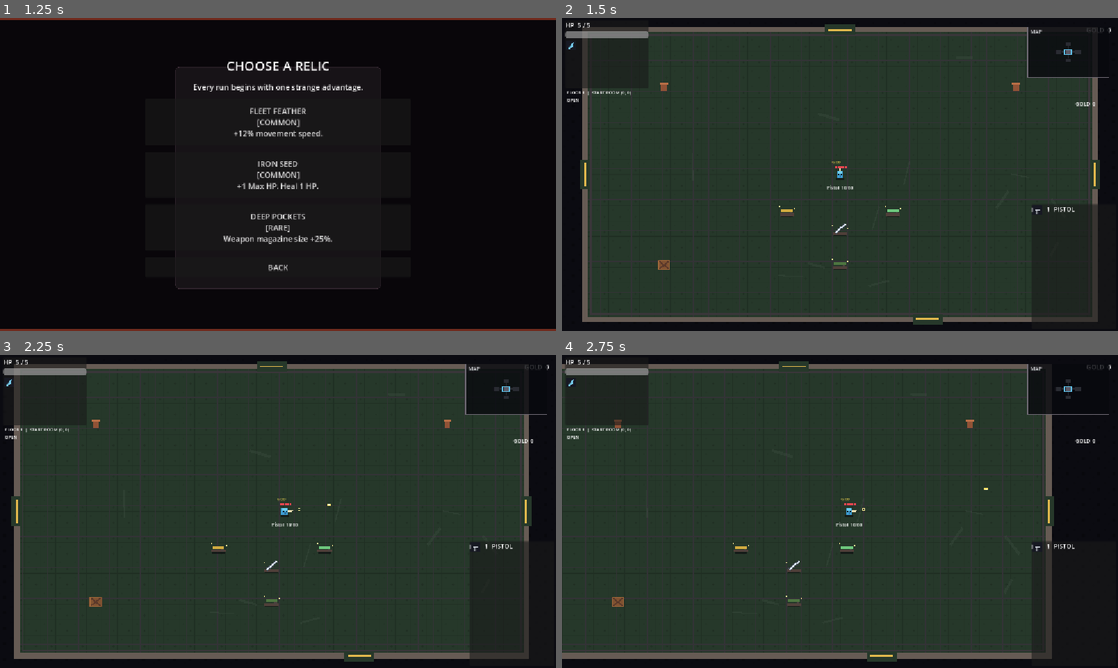
Above: before the commit, frames 1-4 (two rows, left to right).
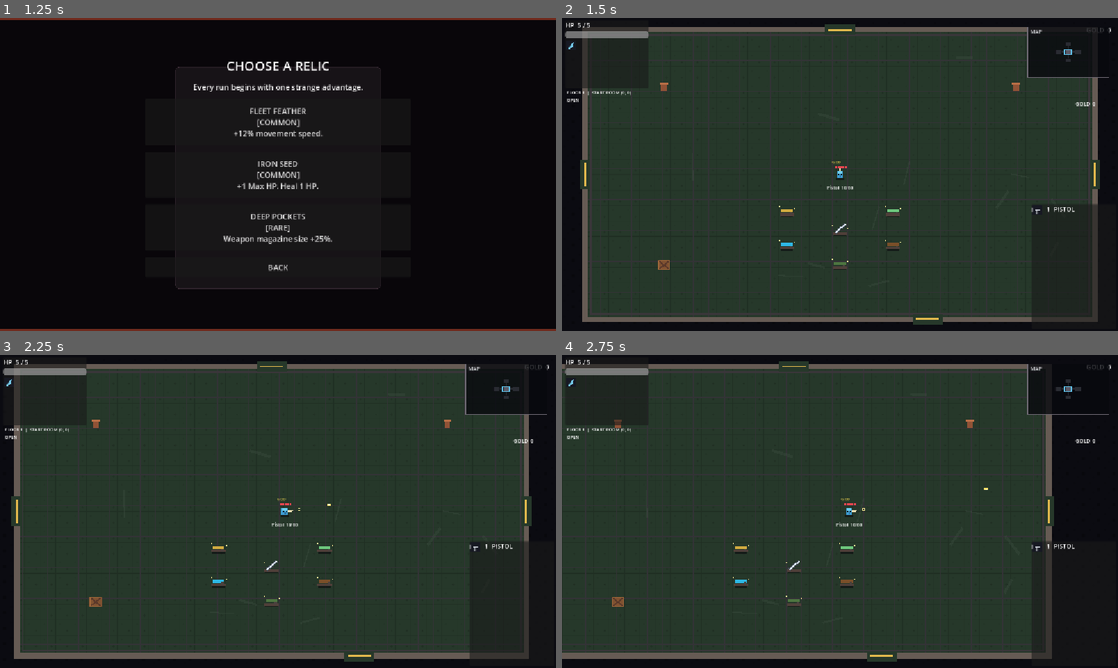
Above: after the commit, the same moments.

Repository: Venos2512/Rouge
Game: Godot game, scene res://gungeon_proto/main.tscn
Two runs of this game, one before a commit and one after it. Both use one fixed random seed, a clock stepped at 60 frames per second and the inputs below.
Inputs (mouse positions are in pixels of both pictures, inside the frame that each line leads up to):
- Up to frame 1 (1.25 s): click "START RUN" at 0.5 s
- Up to frame 2 (1.5 s): click "FLEET FEATHER [COMMON] +12% m…" at 1.25 s
- Up to frame 3 (2.25 s): tap Enter at 2 s; move the mouse to (400, 495) at 2.02 s; press the mouse at (400, 495) at 2.03 s; hold D (move_right) from 2.03 s (still down)
- Up to frame 4 (2.75 s): keep holding D (move_right)

Frame 1 is identical in both runs. In frame 2, 0.1% of the frame differs, in the area x 39-61%, y 70-75%; in frame 3, 0.1%, in the area x 38-60%, y 70-75%; in frame 4, 0.1%.

Commit message:
Add hold-to-fire laser beam weapon

Diff:
--- a/gungeon_proto/resources/dungeon/room_rule_start.tres
+++ b/gungeon_proto/resources/dungeon/room_rule_start.tres
@@ -21,4 +21,10 @@
 }, {
 "weapon_id": "grenade_launcher",
 "position": Vector2(0, 185)
+}, {
+"weapon_id": "crossbow",
+"position": Vector2(110, 145)
+}, {
+"weapon_id": "laser_gun",
+"position": Vector2(-110, 145)
 }]
--- a/gungeon_proto/resources/dungeon/room_rule_treasure.tres
+++ b/gungeon_proto/resources/dungeon/room_rule_treasure.tres
@@ -23,4 +23,10 @@
 }, {
 "weapon_id": "grenade_launcher",
 "position": Vector2(0, 0)
+}, {
+"weapon_id": "crossbow",
+"position": Vector2(0, 0)
+}, {
+"weapon_id": "laser_gun",
+"position": Vector2(0, 0)
 }]
--- /dev/null
+++ b/gungeon_proto/resources/weapons/crossbow.tres
@@ -0,0 +1,22 @@
+[gd_resource type="Resource" script_class="WeaponData" format=3]
+
+[ext_resource type="Script" path="res://gungeon_proto/scripts/weapons/weapon_data.gd" id="1_data"]
+[ext_resource type="Script" path="res://gungeon_proto/scripts/weapons/attacks/crossbow_attack_provider.gd" id="2_attack"]
+
+[resource]
+script = ExtResource("1_data")
+id = "crossbow"
+display_name = "Nỏ"
+attack_provider = ExtResource("2_attack")
+hud_icon_id = "crossbow"
+pickup_color = Color(0.48, 0.31, 0.16, 1)
+damage = 5
+fire_interval = 0.72
+reload_time = 1.05
+recoil = 4.0
+magazine_size = 1
+reserve_ammo = 30
+bullet_speed = 720.0
+projectile_lifetime = 1.25
+embedded_lifetime = 4.0
+tags = Array[String](["ranged", "pierce"])
--- /dev/null
+++ b/gungeon_proto/resources/weapons/laser_gun.tres
@@ -0,0 +1,23 @@
+[gd_resource type="Resource" script_class="WeaponData" format=3]
+
+[ext_resource type="Script" path="res://gungeon_proto/scripts/weapons/weapon_data.gd" id="1_data"]
+[ext_resource type="Script" path="res://gungeon_proto/scripts/weapons/attacks/laser_beam_attack_provider.gd" id="2_attack"]
+
+[resource]
+script = ExtResource("1_data")
+id = "laser_gun"
+display_name = "Súng Laser"
+automatic = true
+attack_provider = ExtResource("2_attack")
+hud_icon_id = "laser_gun"
+pickup_color = Color(0.18, 0.72, 0.9, 1)
+damage = 1
+damage_type = "shock"
+fire_interval = 0.08
+reload_time = 1.2
+recoil = 0.35
+magazine_size = 45
+reserve_ammo = 180
+beam_range = 620.0
+beam_width = 7.0
+tags = Array[String](["ranged", "beam", "energy"])
--- a/gungeon_proto/resources/weapons/weapon_database.tres
+++ b/gungeon_proto/resources/weapons/weapon_database.tres
@@ -8,7 +8,9 @@
 [ext_resource type="Resource" path="res://gungeon_proto/resources/weapons/spear.tres" id="6_spear"]
 [ext_resource type="Resource" path="res://gungeon_proto/resources/weapons/hammer.tres" id="7_hammer"]
 [ext_resource type="Resource" path="res://gungeon_proto/resources/weapons/grenade_launcher.tres" id="8_grenade_launcher"]
+[ext_resource type="Resource" path="res://gungeon_proto/resources/weapons/crossbow.tres" id="9_crossbow"]
+[ext_resource type="Resource" path="res://gungeon_proto/resources/weapons/laser_gun.tres" id="10_laser_gun"]
 
 [resource]
 script = ExtResource("1_database")
-weapons = Array[Resource]([ExtResource("2_pistol"), ExtResource("3_shotgun"), ExtResource("4_machine_gun"), ExtResource("5_sword"), ExtResource("6_spear"), ExtResource("7_hammer"), ExtResource("8_grenade_launcher")])
+weapons = Array[Resource]([ExtResource("2_pistol"), ExtResource("3_shotgun"), ExtResource("4_machine_gun"), ExtResource("5_sword"), ExtResource("6_spear"), ExtResource("7_hammer"), ExtResource("8_grenade_launcher"), ExtResource("9_crossbow"), ExtResource("10_laser_gun")])
--- a/gungeon_proto/scripts/debug/dev_tools.gd
+++ b/gungeon_proto/scripts/debug/dev_tools.gd
@@ -501,6 +501,8 @@
 		"pistol",
 		"shotgun",
 		"machine_gun",
+		"crossbow",
+		"laser_gun",
 		"sword",
 		"spear",
 		"hammer"
--- a/gungeon_proto/scripts/debug/training/training_room_controller_runtime.gd
+++ b/gungeon_proto/scripts/debug/training/training_room_controller_runtime.gd
@@ -103,6 +103,8 @@
 			"pistol",
 			"shotgun",
 			"machine_gun",
+			"crossbow",
+			"laser_gun",
 			"sword",
 			"spear",
 			"hammer"
@@ -562,6 +564,8 @@
 		"pistol",
 		"shotgun",
 		"machine_gun",
+		"crossbow",
+		"laser_gun",
 		"sword",
 		"spear",
 		"hammer"
--- a/gungeon_proto/scripts/player/player.gd
+++ b/gungeon_proto/scripts/player/player.gd
@@ -804,6 +804,10 @@
 			GameAudio.play(self, "shotgun_fire", 0.02)
 		"grenade_launcher":
 			GameAudio.play(self, "shotgun_fire", 0.02)
+		"crossbow":
+			GameAudio.play(self, "pistol_fire", 0.025)
+		"laser_gun":
+			GameAudio.play(self, "machine_gun_fire", 0.01)
 
 	fire_timer = float(
 		result.get(
--- a/gungeon_proto/scripts/ui/game_hud_icon.gd
+++ b/gungeon_proto/scripts/ui/game_hud_icon.gd
@@ -662,6 +662,51 @@
 				2.0 * scale_value
 			)
 
+		"laser_gun":
+			draw_rect(
+				Rect2(
+					center + Vector2(-20.0, -6.0) * scale_value,
+					Vector2(35.0, 12.0) * scale_value
+				),
+				color,
+				true
+			)
+			draw_line(
+				center + Vector2(15.0, 0.0) * scale_value,
+				center + Vector2(25.0, 0.0) * scale_value,
+				Color8(80, 232, 255),
+				4.0 * scale_value
+			)
+			draw_line(
+				center + Vector2(-3.0, 6.0) * scale_value,
+				center + Vector2(-9.0, 16.0) * scale_value,
+				color,
+				5.0 * scale_value
+			)
+
+		"crossbow":
+			draw_line(
+				center + Vector2(-21.0, 0.0) * scale_value,
+				center + Vector2(22.0, 0.0) * scale_value,
+				color,
+				3.0 * scale_value
+			)
+			draw_arc(
+				center + Vector2(7.0, 0.0) * scale_value,
+				17.0 * scale_value,
+				-PI * 0.5,
+				PI * 0.5,
+				16,
+				color,
+				3.0 * scale_value
+			)
+			draw_line(
+				center + Vector2(7.0, -17.0) * scale_value,
+				center + Vector2(7.0, 17.0) * scale_value,
+				color,
+				1.0 * scale_value
+			)
+
 		_:
 			# Pistol
 			draw_rect(
--- /dev/null
+++ b/gungeon_proto/scripts/weapons/attacks/crossbow_attack_provider.gd
@@ -0,0 +1,76 @@
+class_name CrossbowAttackProvider
+extends "res://gungeon_proto/scripts/weapons/attacks/weapon_attack_provider.gd"
+
+
+const ArrowProjectile = preload(
+	"res://gungeon_proto/scripts/weapons/projectiles/arrow.gd"
+)
+
+
+func perform_attack(
+	player: Node2D,
+	weapon: Dictionary,
+	aim_direction: Vector2,
+	weapon_system: Node,
+	god_mode: bool
+) -> Dictionary:
+	var arrow: Node2D = ArrowProjectile.new() as Node2D
+	arrow.set("direction", aim_direction.normalized())
+	arrow.set("speed", float(weapon.get("bullet_speed", 720.0)))
+	arrow.set("damage", int(weapon.get("damage", 5)))
+	arrow.set(
+		"damage_type",
+		StringName(weapon.get("damage_type", "physical"))
+	)
+	arrow.set(
+		"lifetime",
+		float(weapon.get("projectile_lifetime", 1.25))
+	)
+	arrow.set(
+		"embedded_lifetime",
+		float(weapon.get("embedded_lifetime", 4.0))
+	)
+
+	player.get_tree().current_scene.add_child(arrow)
+	arrow.global_position = player.global_position + aim_direction * 20.0
+
+	if not god_mode:
+		weapon_system.call("consume_round")
+
+	return {
+		"performed": true,
+		"cooldown": float(weapon.get("fire_interval", 0.72)),
+		"recoil": float(weapon.get("recoil", 4.0)),
+		"muzzle_flash": 0.035,
+	}
+
+
+func draw_held_weapon(
+	player: Node2D,
+	_weapon: Dictionary,
+	aim_direction: Vector2
+) -> void:
+	var side: Vector2 = aim_direction.orthogonal()
+	var stock_position: Vector2 = aim_direction * 6.0
+	var bow_position: Vector2 = aim_direction * 15.0
+	player.draw_line(
+		stock_position,
+		bow_position,
+		Color8(104, 70, 42),
+		4.0
+	)
+	player.draw_polyline(
+		PackedVector2Array([
+			bow_position + side * 8.0 - aim_direction * 3.0,
+			bow_position + aim_direction * 2.0,
+			bow_position - side * 8.0 - aim_direction * 3.0,
+		]),
+		Color8(205, 163, 94),
+		3.0
+	)
+	player.draw_line(
+		bow_position + side * 8.0 - aim_direction * 3.0,
+		bow_position - side * 8.0 - aim_direction * 3.0,
+		Color8(225, 221, 199),
+		1.0
+	)
--- /dev/null
+++ b/gungeon_proto/scripts/weapons/attacks/laser_beam_attack_provider.gd
@@ -0,0 +1,251 @@
+class_name LaserBeamAttackProvider
+extends "res://gungeon_proto/scripts/weapons/attacks/weapon_attack_provider.gd"
+
+
+const DamageInfoScript = preload(
+	"res://gungeon_proto/scripts/combat/damage_info.gd"
+)
+const DamageResolverScript = preload(
+	"res://gungeon_proto/scripts/combat/damage_resolver.gd"
+)
+const DamageTypesScript = preload(
+	"res://gungeon_proto/scripts/combat/damage_types.gd"
+)
+
+const MAX_BLOCKER_SAMPLES: int = 96
+const BLOCKER_CACHE_INTERVAL: float = 0.5
+
+var beam_visible_timer: float = 0.0
+var beam_start: Vector2 = Vector2.ZERO
+var beam_end: Vector2 = Vector2.ZERO
+var beam_width: float = 6.0
+var blocker_cache_timer: float = 0.0
+var blockers: Array[Node] = []
+var crowd_service: Node = null
+
+
+func tick(delta: float) -> void:
+	beam_visible_timer = maxf(beam_visible_timer - delta, 0.0)
+	blocker_cache_timer = maxf(blocker_cache_timer - delta, 0.0)
+
+
+func perform_attack(
+	player: Node2D,
+	weapon: Dictionary,
+	aim_direction: Vector2,
+	weapon_system: Node,
+	god_mode: bool
+) -> Dictionary:
+	var direction: Vector2 = aim_direction.normalized()
+	var beam_range: float = float(weapon.get("beam_range", 620.0))
+	beam_width = float(weapon.get("beam_width", 7.0))
+	_refresh_runtime_cache(player)
+	beam_start = player.global_position + direction * 18.0
+	beam_end = beam_start + direction * beam_range
+
+	var blocker_distance: float = _find_blocker_distance(
+		beam_start,
+		direction,
+		beam_range
+	)
+	var enemy: Node2D = _find_first_enemy(
+		player,
+		beam_start,
+		direction,
+		blocker_distance
+	)
+	if is_instance_valid(enemy):
+		var hit_distance: float = clampf(
+			(enemy.global_position - beam_start).dot(direction),
+			0.0,
+			blocker_distance
+		)
+		beam_end = beam_start + direction * hit_distance
+		_apply_beam_damage(player, enemy, weapon, direction)
+	else:
+		beam_end = beam_start + direction * blocker_distance
+
+	beam_visible_timer = (
+		float(weapon.get("fire_interval", 0.08))
+		+ 0.035
+	)
+	player.queue_redraw()
+
+	if not god_mode:
+		weapon_system.call("consume_round")
+
+	return {
+		"performed": true,
+		"cooldown": float(weapon.get("fire_interval", 0.08)),
+		"recoil": float(weapon.get("recoil", 0.35)),
+		"muzzle_flash": 0.025,
+	}
+
+
+func draw_held_weapon(
+	player: Node2D,
+	_weapon: Dictionary,
+	aim_direction: Vector2
+) -> void:
+	var side: Vector2 = aim_direction.orthogonal()
+	player.draw_line(
+		aim_direction * 6.0,
+		aim_direction * 19.0,
+		Color8(73, 91, 112),
+		5.0
+	)
+	player.draw_line(
+		aim_direction * 11.0 + side * 5.0,
+		aim_direction * 11.0 - side * 5.0,
+		Color8(80, 232, 255),
+		2.0
+	)
+
+	if beam_visible_timer <= 0.0:
+		return
+
+	var local_start: Vector2 = player.to_local(beam_start)
+	var local_end: Vector2 = player.to_local(beam_end)
+	player.draw_line(
+		local_start,
+		local_end,
+		Color8(35, 104, 158, 135),
+		beam_width + 5.0
+	)
+	player.draw_line(
+		local_start,
+		local_end,
+		Color8(77, 230, 255),
+		beam_width
+	)
+	player.draw_line(
+		local_start,
+		local_end,
+		Color.WHITE,
+		maxf(beam_width * 0.28, 1.0)
+	)
+	player.draw_circle(
+		local_end,
+		beam_width * 0.75,
+		Color8(126, 244, 255, 210)
+	)
+
+
+func _find_first_enemy(
+	player: Node2D,
+	start: Vector2,
+	direction: Vector2,
+	maximum_distance: float
+) -> Node2D:
+	var candidates: Array = []
+	if (
+		is_instance_valid(crowd_service)
+		and crowd_service.has_method("get_enemies_near")
+	):
+		candidates = crowd_service.call(
+			"get_enemies_near",
+			start + direction * maximum_distance * 0.5,
+			maximum_distance * 0.55 + beam_width
+		)
+	else:
+		candidates = player.get_tree().get_nodes_in_group("enemies")
+
+	var closest_enemy: Node2D = null
+	var closest_distance: float = maximum_distance + 1.0
+	for candidate: Node in candidates:
+		var enemy: Node2D = candidate as Node2D
+		if not is_instance_valid(enemy):
+			continue
+		var offset: Vector2 = enemy.global_position - start
+		var forward_distance: float = offset.dot(direction)
+		if forward_distance < 0.0 or forward_distance > maximum_distance:
+			continue
+		var perpendicular_distance: float = absf(
+			offset.cross(direction)
+		)
+		if perpendicular_distance > beam_width + 7.0:
+			continue
+		if forward_distance < closest_distance:
+			closest_distance = forward_distance
+			closest_enemy = enemy
+
+	return closest_enemy
+
+
+func _find_blocker_distance(
+	start: Vector2,
+	direction: Vector2,
+	maximum_distance: float
+) -> float:
+	var sample_spacing: float = maxf(beam_width, 6.0)
+	var sample_count: int = mini(
+		ceili(maximum_distance / sample_spacing),
+		MAX_BLOCKER_SAMPLES
+	)
+	for sample_index: int in range(1, sample_count + 1):
+		var distance: float = (
+			maximum_distance
+			* float(sample_index)
+			/ float(sample_count)
+		)
+		var point: Vector2 = start + direction * distance
+		for blocker_value: Node in blockers:
+			var blocker: Node2D = blocker_value as Node2D
+			if (
+				not is_instance_valid(blocker)
+				or blocker.is_queued_for_deletion()
+			):
+				continue
+			if _blocker_contains(blocker, point):
+				return distance
+	return maximum_distance
+
+
+func _refresh_runtime_cache(player: Node2D) -> void:
+	if not is_instance_valid(crowd_service):
+		crowd_service = player.get_tree().get_first_node_in_group(
+			"enemy_crowd_service"
+		)
+	if blocker_cache_timer > 0.0 and not blockers.is_empty():
+		return
+	blockers.clear()
+	for blocker: Node in player.get_tree().get_nodes_in_group(
+		"bullet_blockers"
+	):
+		blockers.append(blocker)
+	blocker_cache_timer = BLOCKER_CACHE_INTERVAL
+
+
+func _blocker_contains(
+	blocker: Node2D,
+	point: Vector2
+) -> bool:
+	if blocker.has_method("contains_projectile_point"):
+		return bool(blocker.call(
+			"contains_projectile_point",
+			point,
+			beam_width * 0.5
+		))
+	var blocker_radius: float = float(blocker.get("hit_radius"))
+	var combined_radius: float = blocker_radius + beam_width * 0.5
+	return point.distance_squared_to(blocker.global_position) <= (
+		combined_radius * combined_radius
+	)
+
+
+func _apply_beam_damage(
+	player: Node2D,
+	target: Node,
+	weapon: Dictionary,
+	direction: Vector2
+) -> void:
+	var info: RefCounted = DamageInfoScript.create(
+		int(weapon.get("damage", 1)),
+		StringName(weapon.get("damage_type", "shock")),
+		[DamageTypesScript.PROJECTILE]
+	)
+	info.source = player
+	info.instigator = player
+	info.hit_position = beam_end
+	info.hit_direction = direction
+	DamageResolverScript.apply_damage(target, info)
--- /dev/null
+++ b/gungeon_proto/scripts/weapons/projectiles/arrow.gd
@@ -0,0 +1,248 @@
+class_name PlayerArrow
+extends Node2D
+
+
+const GameAudio = preload(
+	"res://gungeon_proto/scripts/audio/game_audio.gd"
+)
+const DamageInfoScript = preload(
+	"res://gungeon_proto/scripts/combat/damage_info.gd"
+)
+const DamageResolverScript = preload(
+	"res://gungeon_proto/scripts/combat/damage_resolver.gd"
+)
+const DamageTypesScript = preload(
+	"res://gungeon_proto/scripts/combat/damage_types.gd"
+)
+
+const MAX_COLLISION_STEPS: int = 12
+
+var direction: Vector2 = Vector2.RIGHT
+var speed: float = 720.0
+var lifetime: float = 1.25
+var embedded_lifetime: float = 4.0
+var damage: int = 5
+var damage_type: StringName = DamageTypesScript.PHYSICAL
+var hit_radius: float = 7.0
+
+var embedded: bool = false
+var crowd_service: Node = null
+var blockers: Array[Node] = []
+
+
+func _ready() -> void:
+	add_to_group("player_bullets")
+	add_to_group("player_projectiles")
+	crowd_service = get_tree().get_first_node_in_group(
+		"enemy_crowd_service"
+	)
+	for blocker: Node in get_tree().get_nodes_in_group(
+		"bullet_blockers"
+	):
+		blockers.append(blocker)
+	rotation = direction.angle()
+	queue_redraw()
+
+
+func _physics_process(delta: float) -> void:
+	if embedded:
+		embedded_lifetime -= delta
+		if embedded_lifetime <= 0.0:
+			queue_free()
+		return
+
+	lifetime -= delta
+	if lifetime <= 0.0:
+		queue_free()
+		return
+
+	var travel: Vector2 = direction * speed * delta
+	var start_position: Vector2 = global_position
+	var end_position: Vector2 = start_position + travel
+
+	var enemy: Node2D = _find_enemy_hit(start_position, end_position)
+	if is_instance_valid(enemy):
+		global_position = _closest_point_on_segment(
+			enemy.global_position,
+			start_position,
+			end_position
+		)
+		_embed_in_target(enemy, true)
+		return
+
+	var blocker: Node2D = _find_blocker_hit(
+		start_position,
+		end_position,
+		travel.length()
+	)
+	if is_instance_valid(blocker):
+		_embed_in_target(blocker, false)
+		return
+
+	global_position = end_position
+
+
+func _find_enemy_hit(
+	start_position: Vector2,
+	end_position: Vector2
+) -> Node2D:
+	var candidates: Array = []
+	var query_radius: float = (
+		start_position.distance_to(end_position)
+		+ hit_radius
+		+ 24.0
+	)
+	if (
+		is_instance_valid(crowd_service)
+		and crowd_service.has_method("get_enemies_near")
+	):
+		candidates = crowd_service.call(
+			"get_enemies_near",
+			(start_position + end_position) * 0.5,
+			query_radius
+		)
+	else:
+		candidates = get_tree().get_nodes_in_group("enemies")
+
+	var closest_enemy: Node2D = null
+	var closest_progress: float = INF
+	for candidate: Node in candidates:
+		var enemy: Node2D = candidate as Node2D
+		if not is_instance_valid(enemy):
+			continue
+		var closest_point: Vector2 = _closest_point_on_segment(
+			enemy.global_position,
+			start_position,
+			end_position
+		)
+		if (
+			closest_point.distance_squared_to(enemy.global_position)
+			> hit_radius * hit_radius
+		):
+			continue
+		var progress: float = start_position.distance_squared_to(closest_point)
+		if progress < closest_progress:
+			closest_progress = progress
+			closest_enemy = enemy
+
+	return closest_enemy
+
+
+func _find_blocker_hit(
+	start_position: Vector2,
+	end_position: Vector2,
+	travel_distance: float
+) -> Node2D:
+	var step_count: int = clampi(
+		ceili(travel_distance / maxf(hit_radius, 1.0)),
+		1,
+		MAX_COLLISION_STEPS
+	)
+	for step: int in range(1, step_count + 1):
+		var sample_position: Vector2 = start_position.lerp(
+			end_position,
+			float(step) / float(step_count)
+		)
+		for blocker_value: Node in blockers:
+			var blocker: Node2D = blocker_value as Node2D
+			if (
+				not is_instance_valid(blocker)
+				or blocker.is_queued_for_deletion()
+			):
+				continue
+			if _blocker_contains(blocker, sample_position):
+				global_position = sample_position
+				return blocker
+	return null
+
+
+func _blocker_contains(
+	blocker: Node2D,
+	point: Vector2
+) -> bool:
+	if blocker.has_method("contains_projectile_point"):
+		return bool(blocker.call(
+			"contains_projectile_point",
+			point,
+			hit_radius
+		))
+	var blocker_radius: float = float(blocker.get("hit_radius"))
+	var combined_radius: float = hit_radius + blocker_radius
+	return point.distance_squared_to(blocker.global_position) <= (
+		combined_radius * combined_radius
+	)
+
+
+func _embed_in_target(
+	target: Node2D,
+	is_enemy: bool
+) -> void:
+	if is_enemy:
+		GameAudio.play(self, "bullet_hit_enemy", 0.06)
+		if target.has_method("apply_hit_knockback"):
+			target.call("apply_hit_knockback", global_position, 125.0)
+	else:
+		GameAudio.play(self, "bullet_hit_wall", 0.055)
+
+	_apply_projectile_damage(target)
+	embedded = true
+	speed = 0.0
+	remove_from_group("player_bullets")
+	remove_from_group("player_projectiles")
+	if is_instance_valid(target) and not target.is_queued_for_deletion():
+		reparent(target, true)
+
+
+func _apply_projectile_damage(target: Node) -> void:
+	var info: RefCounted = DamageInfoScript.create(
+		damage,
+		damage_type,
+		[DamageTypesScript.PROJECTILE]
+	)
+	info.source = self
+	info.instigator = get_parent()
+	info.hit_position = global_position
+	info.hit_direction = direction
+	DamageResolverScript.apply_damage(target, info)
+
+
+func _closest_point_on_segment(
+	point: Vector2,
+	segment_start: Vector2,
+	segment_end: Vector2
+) -> Vector2:
+	var segment: Vector2 = segment_end - segment_start
+	var length_squared: float = segment.length_squared()
+	if length_squared <= 0.0001:
+		return segment_start
+	var progress: float = clampf(
+		(point - segment_start).dot(segment) / length_squared,
+		0.0,
+		1.0
+	)
+	return segment_start + segment * progress
+
+
+func _draw() -> void:
+	draw_line(
+		Vector2(-12.0, 0.0),
+		Vector2(7.0, 0.0),
+		Color8(119, 78, 43),
+		2.0
+	)
+	draw_colored_polygon(
+		PackedVector2Array([
+			Vector2(11.0, 0.0),
+			Vector2(5.0, -3.5),
+			Vector2(5.0, 3.5),
+		]),
+		Color8(205, 215, 222)
+	)
+	draw_colored_polygon(
+		PackedVector2Array([
+			Vector2(-12.0, 0.0),
+			Vector2(-7.0, -3.0),
+			Vector2(-7.0, 3.0),
+		]),
+		Color8(175, 56, 44)
+	)
--- a/gungeon_proto/scripts/weapons/weapon_data.gd
+++ b/gungeon_proto/scripts/weapons/weapon_data.gd
@@ -35,8 +35,13 @@
 @export var pellets: int = 1
 @export var spread_deg: float = 0.0
 
+@export_group("Beam")
+@export var beam_range: float = 0.0
+@export var beam_width: float = 0.0
+
 @export_group("Explosive Projectile")
 @export var projectile_lifetime: float = 1.1
+@export var embedded_lifetime: float = 0.0
 @export var explosion_radius: float = 0.0
 @export var explosion_knockback: float = 0.0
 
@@ -82,7 +87,10 @@
 		"bullet_speed": bullet_speed,
 		"pellets": pellets,
 		"spread_deg": spread_deg,
+		"beam_range": beam_range,
+		"beam_width": beam_width,
 		"projectile_lifetime": projectile_lifetime,
+		"embedded_lifetime": embedded_lifetime,
 		"explosion_radius": explosion_radius,
 		"explosion_knockback": explosion_knockback,
 
--- a/tests/architecture_smoke_test.gd
+++ b/tests/architecture_smoke_test.gd
@@ -14,6 +14,9 @@
 	"res://gungeon_proto/resources/weapons/pistol.tres",
 	"res://gungeon_proto/resources/weapons/shotgun.tres",
 	"res://gungeon_proto/resources/weapons/machine_gun.tres",
+	"res://gungeon_proto/resources/weapons/grenade_launcher.tres",
+	"res://gungeon_proto/resources/weapons/crossbow.tres",
+	"res://gungeon_proto/resources/weapons/laser_gun.tres",
 	"res://gungeon_proto/resources/weapons/sword.tres",
 	"res://gungeon_proto/resources/weapons/spear.tres",
 	"res://gungeon_proto/resources/weapons/hammer.tres",
@@ -639,6 +642,11 @@
 		"pistol",
 		"shotgun",
 		"machine_gun",
+		"grenade_launcher",
+		"crossbow",
+	]
+	var beam_ids: Array[String] = [
+		"laser_gun",
 	]
 	var melee_ids: Array[String] = [
 		"sword",
@@ -646,7 +654,7 @@
 		"hammer",
 	]
 
-	for weapon_id: String in ranged_ids + melee_ids:
+	for weapon_id: String in ranged_ids + beam_ids + melee_ids:
 		weapon_system.call(
 			"unlock_and_equip",
 			weapon_id
@@ -688,6 +696,14 @@
 				"Melee provider tạo projectile ngoài ý muốn: " + weapon_id
 			)
 
+		if (
+			beam_ids.has(weapon_id)
+			and bullets_after != bullets_before
+		):
+			failures.append(
+				"Beam provider tạo projectile ngoài ý muốn: " + weapon_id
+			)
+
 	for bullet: Node in get_nodes_in_group(
 		"player_bullets"
 	):
Not shown: 1 places in gungeon_proto/resources/weapons/weapon_database.tres that only renumber resources
Not shown, added: update_notes/2026-08-28-crossbow-and-sticking-arrows.md
Not shown, added: update_notes/2026-08-28-laser-gun-beam.md
